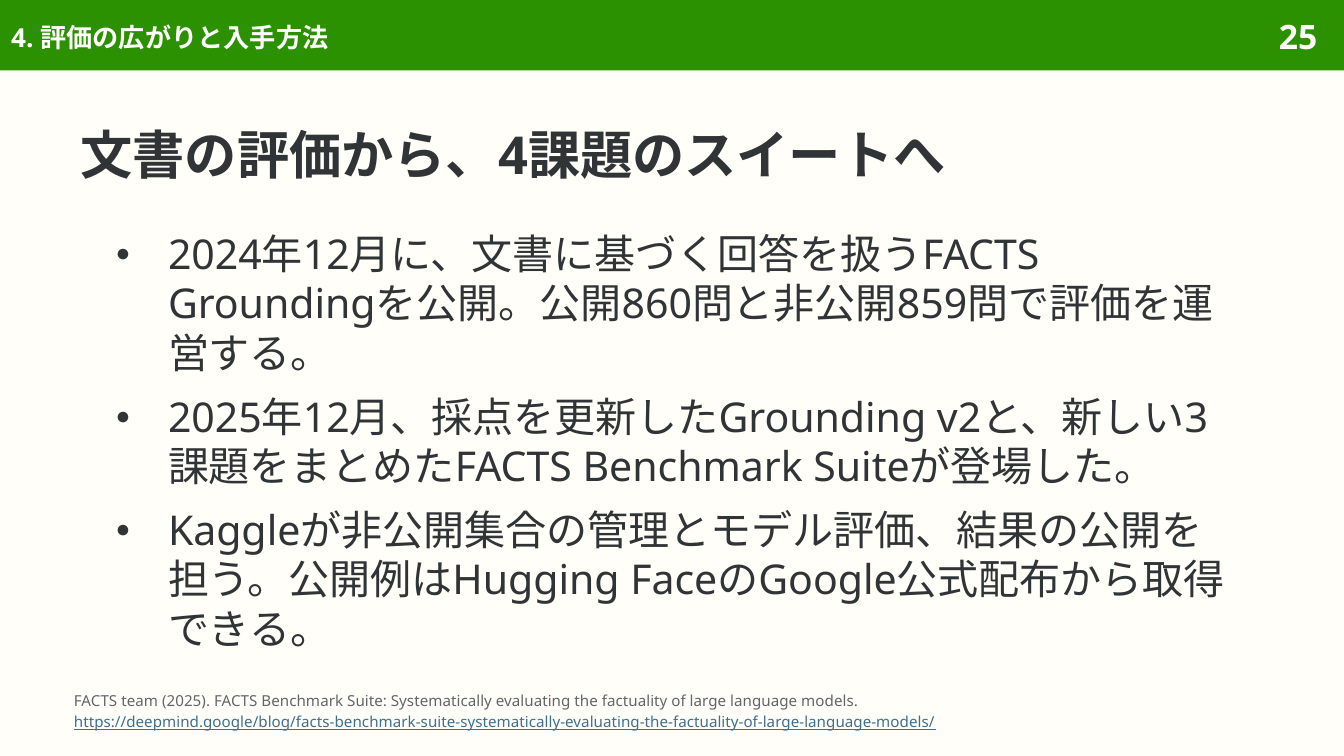
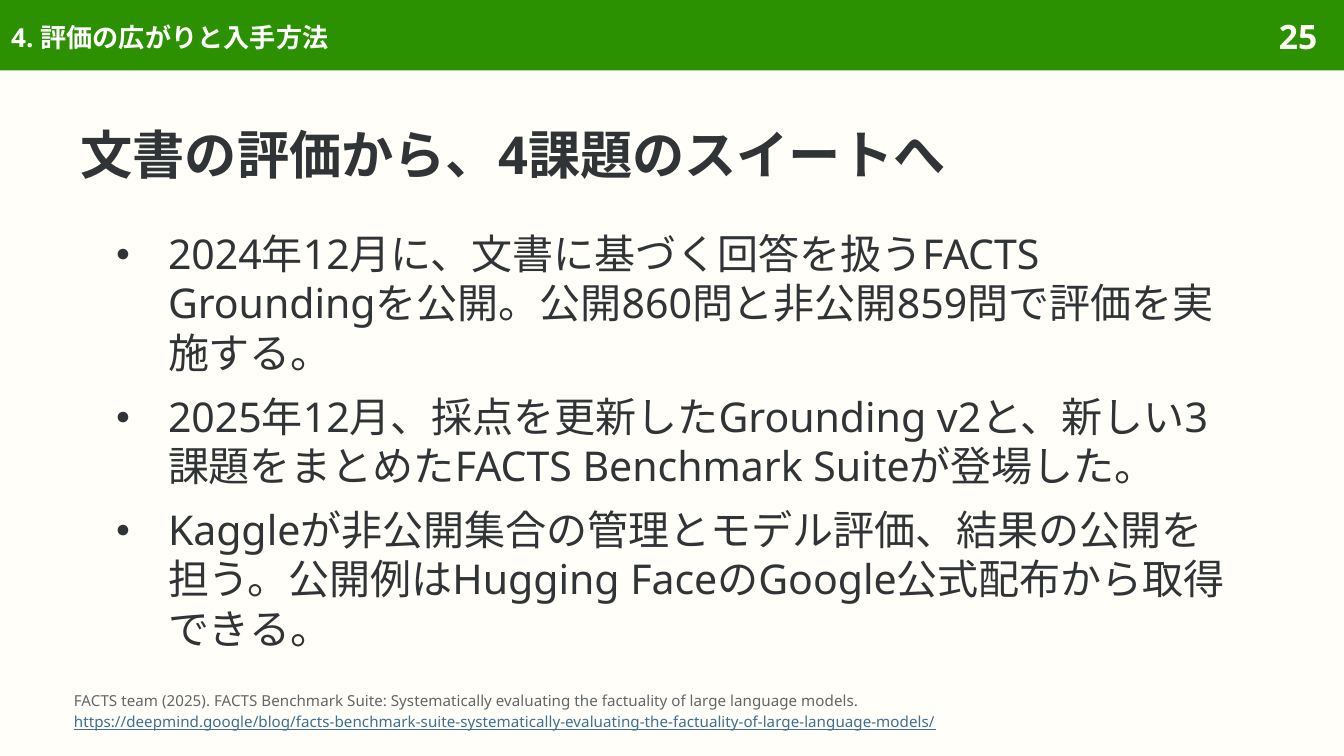
Before and after one commit to sasakiy84/datasets-in-10-minutes, a slide deck: slide 25 of slides/datasets-in-10-minutes-facts-grounding.pptx. Drawn at 1344x756 pixels with LibreOffice and Linux fonts; fonts in the diff are those of the drawing. Boxes give left, top, right and bottom in pixels: in the first picture for what was removed or moved away, otherwise in the second. Text is boxed around its words. In the diff, an @@ line names an element or a change of style, - is before the commit and + after.

```diff
--- a/slides/datasets-in-10-minutes-facts-grounding.pptx
+++ b/slides/datasets-in-10-minutes-facts-grounding.pptx
@@ text at [168,234,1213,372]: text changed @@
-● 2024年12月に、文書に基づく回答を扱うFACTS Groundingを公開。公開860問と非公開859問で評価を運営する。
+● 2024年12月に、文書に基づく回答を扱うFACTS Groundingを公開。公開860問と非公開859問で評価を実施する。
```
Also in this commit, not shown: 16 other slides changed, 7 other files.
